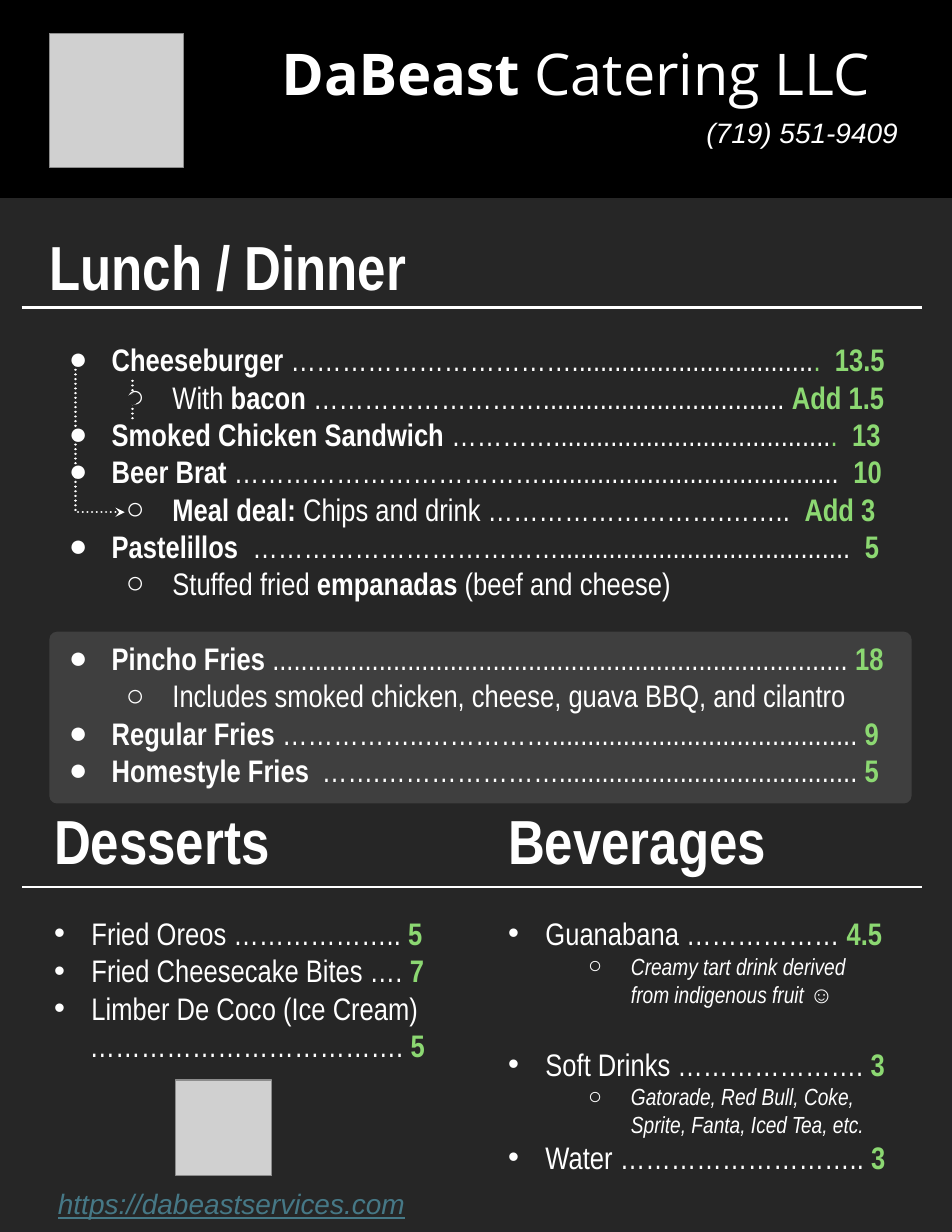
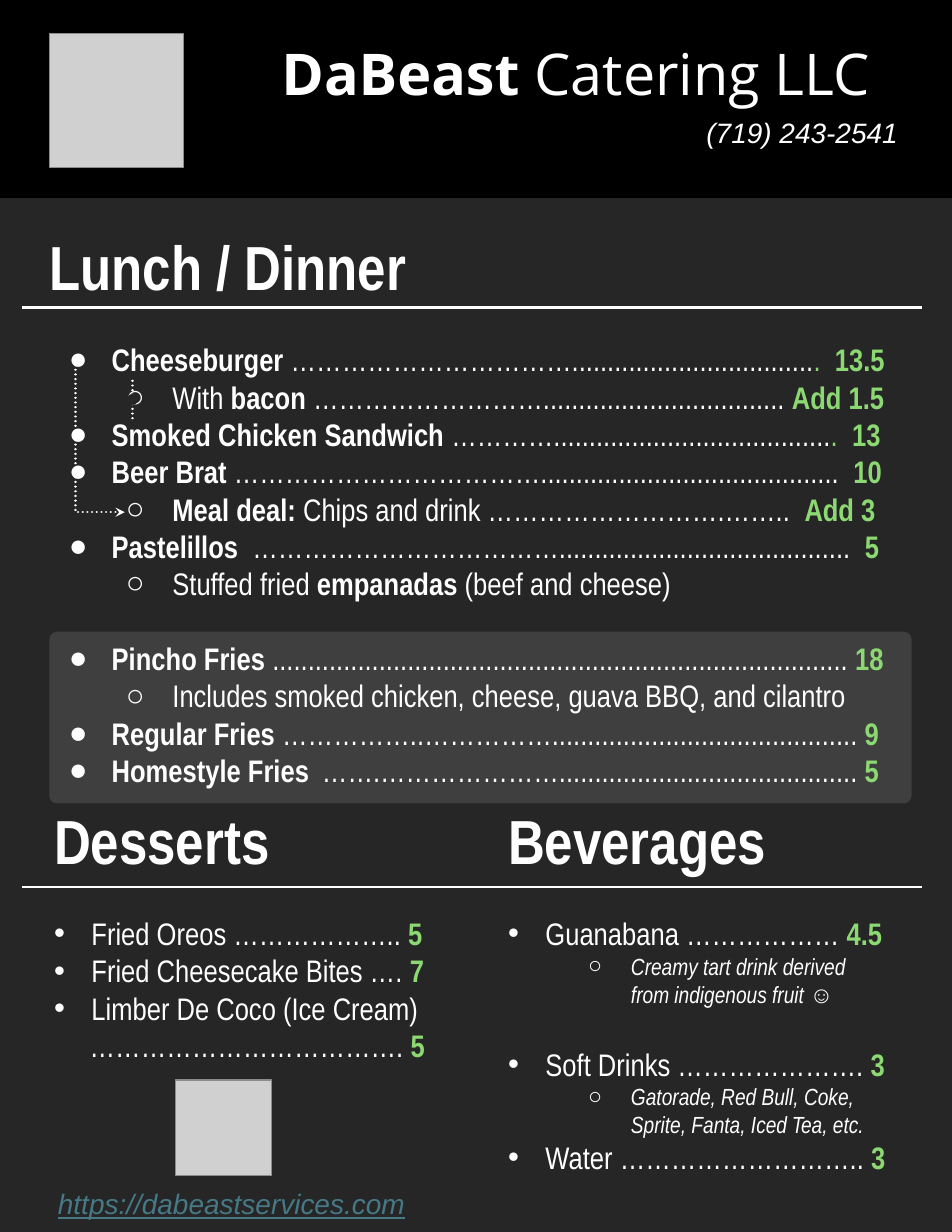
Before and after one commit to dabeastservices/dabeastservices.github.io, a slide deck: slide 1 of misc/Menu Letter 8.5 by 11 on 12-12-24/2_Letter_DaBeast Services Menu.pptx. Drawn at 952x1232 pixels with LibreOffice and Linux fonts; fonts in the diff are those of the drawing; grey boxes stand for pictures. Boxes give left, top, right and bottom in pixels: in the first picture for what was removed or moved away, otherwise in the second. Text is boxed around its words. In the diff, an @@ line names an element or a change of style, - is before the commit and + after.

```diff
--- a/misc/Menu Letter 8.5 by 11 on 12-12-24/2_Letter_DaBeast Services Menu.pptx
+++ b/misc/Menu Letter 8.5 by 11 on 12-12-24/2_Letter_DaBeast Services Menu.pptx
@@ text at (x1=706, y1=122, x2=897, y2=149): text changed @@
-(719) 551-9409
+(719) 243-2541
```
Also in this commit, not shown: 12 other files.
